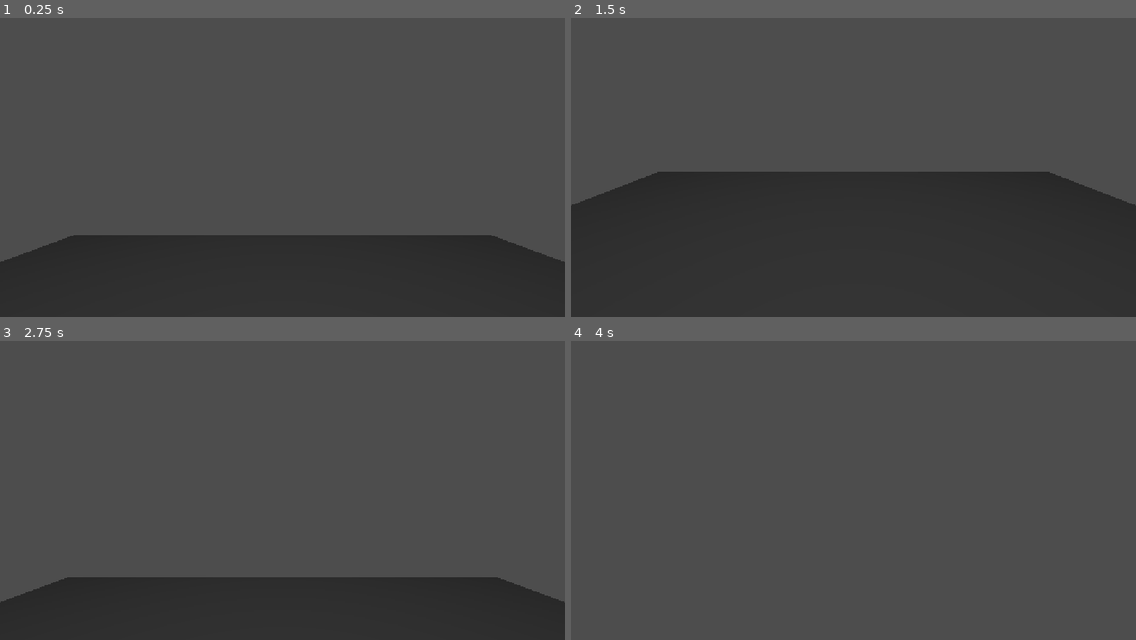
Above: before the commit, frames 1-4 (two rows, left to right).
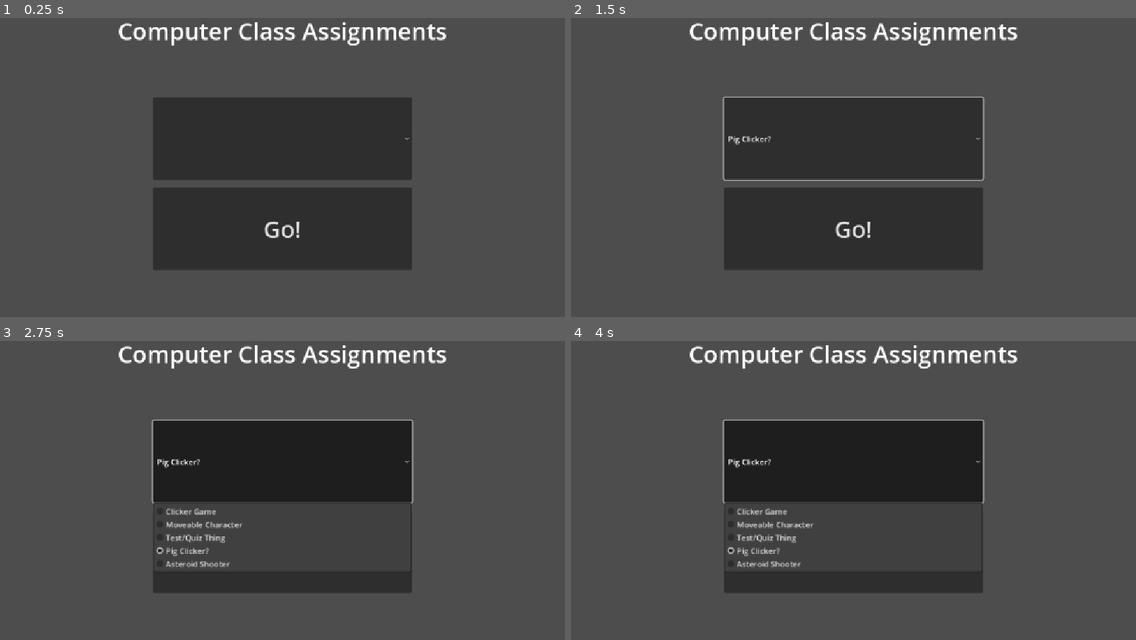
Above: after the commit, the same moments.

Repository: V3AI-Seven/processing-assignments-10
Game: Godot game, scene res://scenes/main_menu.tscn
Same seed, same stepped clock (60 frames per second), same inputs: the game is played once before the commit and once after it.
Inputs (mouse positions are in pixels of both pictures, inside the frame that each line leads up to):
- Up to frame 1 (0.25 s): no input
- Up to frame 2 (1.5 s): click (853, 137) at 0.52 s; click (853, 230) at 1.25 s, where only the run after the commit has a clickable "Go!"
- Up to frame 3 (2.75 s): click (282, 460) at 2 s, where only the run after the commit has a clickable "Pig Clicker?"
- Up to frame 4 (4 s): click (853, 553) at 2.75 s, where only the run after the commit has a clickable "Go!"; tap Enter at 3.5 s; move the mouse to (881, 481) at 3.52 s; hold W from 3.53 s (still down); hold Shift from 3.53 s (still down); tap Space at 3.77, 3.8 s

The runs differ from the first frame. In frame 1, 42% of the frame differs, in the area x 0-100%, y 1-100%; in frame 2, 46%; in frame 3, 34%; in frame 4, 18%.

Commit message:
Fixed deleted stuff

Diff:
--- a/project.godot
+++ b/project.godot
@@ -11,7 +11,7 @@
 [application]
 
 config/name="CompSci 10 Processing"
-run/main_scene="uid://b7a6v8c4mmlb1"
+run/main_scene="uid://d2xajq0p5tvda"
 config/features=PackedStringArray("4.5", "GL Compatibility")
 config/icon="res://icon.svg"
 
--- a/scenes/main_menu.tscn
+++ b/scenes/main_menu.tscn
@@ -1,38 +1,51 @@
-[gd_scene load_steps=5 format=3 uid="uid://b7a6v8c4mmlb1"]
+[gd_scene load_steps=2 format=3 uid="uid://d2xajq0p5tvda"]
 
-[ext_resource type="Script" uid="uid://bi153785iu53y" path="res://scripts/TimeTrials/player.gd" id="1_l6cm7"]
+[ext_resource type="Script" uid="uid://dh66qokrs1736" path="res://scripts/MainMenu/main_menu.gd" id="1_l6cm7"]
 
-[sub_resource type="CapsuleShape3D" id="CapsuleShape3D_yb1jc"]
-
-[sub_resource type="BoxShape3D" id="BoxShape3D_mvp68"]
-size = Vector3(10, 1, 10)
-
-[sub_resource type="BoxMesh" id="BoxMesh_yb1jc"]
-size = Vector3(10, 1, 10)
-
-[node name="TimeTrials" type="Node3D"]
-
-[node name="Player" type="CharacterBody3D" parent="."]
-transform = Transform3D(1, 0, 0, 0, 1, 0, 0, 0, 1, 0, 2, 0)
+[node name="MainMenu" type="Control"]
+layout_mode = 3
+anchors_preset = 15
+anchor_right = 1.0
+anchor_bottom = 1.0
+grow_horizontal = 2
+grow_vertical = 2
 script = ExtResource("1_l6cm7")
 
-[node name="CollisionShape3D" type="CollisionShape3D" parent="Player"]
-shape = SubResource("CapsuleShape3D_yb1jc")
+[node name="Title" type="Label" parent="."]
+layout_mode = 0
+offset_left = 128.0
+offset_right = 1024.0
+offset_bottom = 128.0
+theme_override_font_sizes/font_size = 48
+text = "Computer Class Assignments"
+horizontal_alignment = 1
+vertical_alignment = 1
 
-[node name="CameraAnchor" type="Marker3D" parent="Player"]
-transform = Transform3D(1, 0, 0, 0, 1, 0, 0, 0, 1, 0, 0.843, 0)
+[node name="Go" type="Button" parent="."]
+layout_mode = 0
+offset_left = 312.0
+offset_top = 384.0
+offset_right = 840.0
+offset_bottom = 552.0
+theme_override_font_sizes/font_size = 48
+text = "Go!"
 
-[node name="Camera3D" type="Camera3D" parent="Player/CameraAnchor"]
-transform = Transform3D(1, 0, 0, 0, 1, 0, 0, 0, 1, 0, 2.1994114e-05, 0)
+[node name="ProjectSelector" type="OptionButton" parent="."]
+layout_mode = 0
+offset_left = 312.0
+offset_top = 200.0
+offset_right = 840.0
+offset_bottom = 368.0
+item_count = 5
+popup/item_0/text = "Clicker Game"
+popup/item_0/id = 0
+popup/item_1/text = "Moveable Character"
+popup/item_1/id = 1
+popup/item_2/text = "Test/Quiz Thing"
+popup/item_2/id = 2
+popup/item_3/text = "Pig Clicker?"
+popup/item_3/id = 3
+popup/item_4/text = "Asteroid Shooter"
+popup/item_4/id = 4
 
-[node name="Floor" type="StaticBody3D" parent="."]
-
-[node name="CollisionShape3D" type="CollisionShape3D" parent="Floor"]
-shape = SubResource("BoxShape3D_mvp68")
-
-[node name="MeshInstance3D" type="MeshInstance3D" parent="Floor"]
-mesh = SubResource("BoxMesh_yb1jc")
-
-[node name="Sun" type="OmniLight3D" parent="."]
-transform = Transform3D(1, 0, 0, 0, 1, 0, 0, 0, 1, 0, 9, 0)
-omni_range = 76.0
+[connection signal="pressed" from="Go" to="." method="switch_to_project"]
--- /dev/null
+++ b/scenes/projects/time_trials.tscn
@@ -0,0 +1,40 @@
+[gd_scene load_steps=5 format=3 uid="uid://b7a6v8c4mmlb1"]
+
+[ext_resource type="Script" uid="uid://bi153785iu53y" path="res://scripts/TimeTrials/player.gd" id="1_mvp68"]
+
+[sub_resource type="CapsuleShape3D" id="CapsuleShape3D_yb1jc"]
+
+[sub_resource type="BoxShape3D" id="BoxShape3D_mvp68"]
+size = Vector3(10, 1, 48)
+
+[sub_resource type="BoxMesh" id="BoxMesh_yb1jc"]
+size = Vector3(10, 1, 48)
+
+[node name="TimeTrials" type="Node3D"]
+
+[node name="Player" type="CharacterBody3D" parent="."]
+transform = Transform3D(1, 0, 0, 0, 1, 0, 0, 0, 1, 0, 2, 0)
+script = ExtResource("1_mvp68")
+
+[node name="CollisionShape3D" type="CollisionShape3D" parent="Player"]
+shape = SubResource("CapsuleShape3D_yb1jc")
+
+[node name="CameraAnchor" type="Marker3D" parent="Player"]
+transform = Transform3D(1, 0, 0, 0, 1, 0, 0, 0, 1, 0, 0.843, 0)
+
+[node name="Camera3D" type="Camera3D" parent="Player/CameraAnchor"]
+transform = Transform3D(1, 0, 0, 0, 1, 0, 0, 0, 1, 0, 2.1994114e-05, 0)
+
+[node name="Floor" type="StaticBody3D" parent="."]
+
+[node name="CollisionShape3D" type="CollisionShape3D" parent="Floor"]
+transform = Transform3D(1, 0, 0, 0, 1, 0, 0, 0, 1, 0, 0, 19)
+shape = SubResource("BoxShape3D_mvp68")
+
+[node name="MeshInstance3D" type="MeshInstance3D" parent="Floor"]
+transform = Transform3D(1, 0, 0, 0, 1, 0, 0, 0, 1, 0, 0, 19)
+mesh = SubResource("BoxMesh_yb1jc")
+
+[node name="Sun" type="OmniLight3D" parent="."]
+transform = Transform3D(1, 0, 0, 0, 1, 0, 0, 0, 1, 0, 9, 0)
+omni_range = 76.0
--- a/scripts/TimeTrials/player.gd
+++ b/scripts/TimeTrials/player.gd
@@ -1,10 +1,18 @@
 extends CharacterBody3D
 
 const mouse_sensitivity = 0.002
-const sprint_speed = 25 # running speawaasdawdsawded
+
+const sprint_speed = 25 # running speed
 const move_speed = 20 #not running speed
-const jump_velocity = 100
 
+const air_sprint_speed = 25 # running speed
+const air_move_speed = 20 #not running speed
+
+const jump_velocity = 10
+const gravity = 10 #in m/s
+
+var target_velocity = Vector3.ZERO
+var world_target_velocity = Vector3.ZERO
 
 func _ready() -> void:
 	Input.mouse_mode = Input.MOUSE_MODE_CAPTURED
@@ -17,15 +25,19 @@
 		$CameraAnchor/Camera3D.rotation.x = clampf($CameraAnchor/Camera3D.rotation.x, -deg_to_rad(70), deg_to_rad(70))
 
 func _physics_process(delta: float) -> void:
-	var target_velocity = Vector3.ZERO
-	var world_target_velocity = Vector3.ZERO
 	var applied_speed = move_speed
+	target_velocity = Vector3.ZERO
+	world_target_velocity = Vector3.ZERO
 
-	if Input.is_key_pressed(KEY_SPACE) and is_on_floor():
+
+	if Input.is_key_pressed(KEY_SPACE) and is_on_floor(): #jumpinh
 		velocity.y += jump_velocity
 
-	if Input.is_key_pressed(KEY_SHIFT):
+	if Input.is_key_pressed(KEY_SHIFT): #sprinting
 		applied_speed = sprint_speed
+
+	if not is_on_floor():
+		applied_speed = 2 #m/s
 
 	if Input.is_key_pressed(KEY_W):
 		target_velocity.z -= applied_speed
@@ -36,9 +48,17 @@
 	if Input.is_key_pressed(KEY_D):
 		target_velocity.x += applied_speed
 
-	world_target_velocity = target_velocity.rotated(Vector3.UP, rotation.y)
+
+	world_target_velocity += target_velocity.rotated(Vector3.UP, rotation.y)
+
+	#nice, smooth stop
+	if not (Input.is_key_pressed(KEY_W) or Input.is_key_pressed(KEY_S) or Input.is_key_pressed(KEY_A) or Input.is_key_pressed(KEY_D)):
+		if is_on_floor():
+			world_target_velocity.x = lerpf(target_velocity.x,0,0.5)
+			world_target_velocity.y = lerpf(target_velocity.y,0,0.5)
+
 	velocity.x = world_target_velocity.x
 	velocity.z = world_target_velocity.z
 
-	velocity += get_gravity()
+	velocity.y -= gravity * delta
 	move_and_slide()
Not shown, changed: .gitignore
Not shown, added: scenes/projects/time_trials.tscn778432349.tmp
